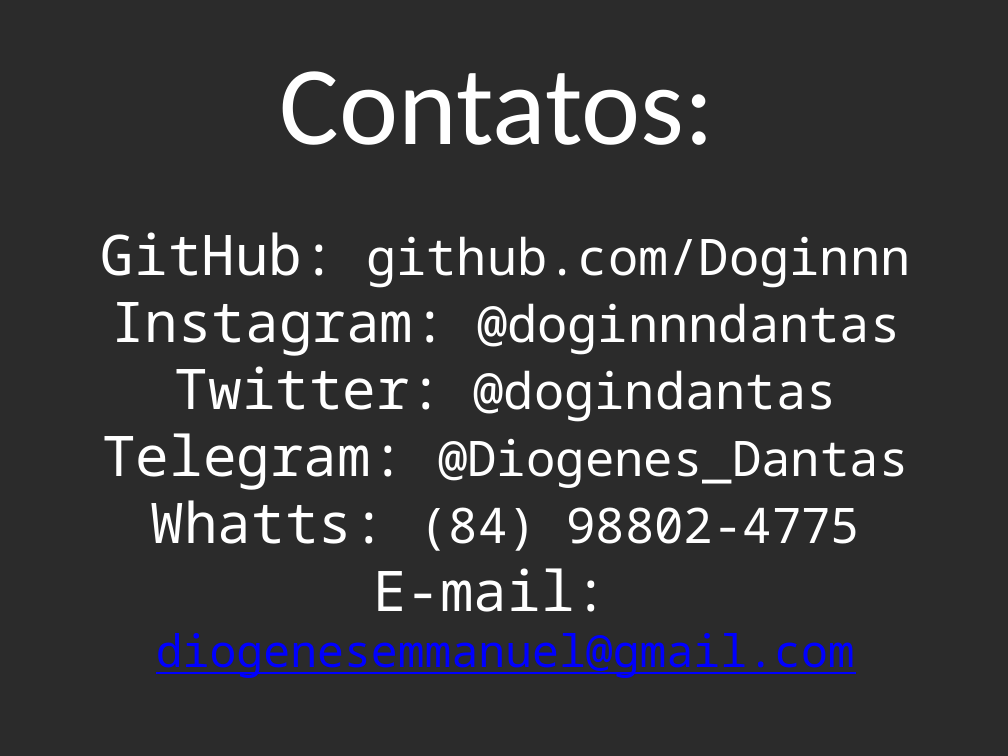
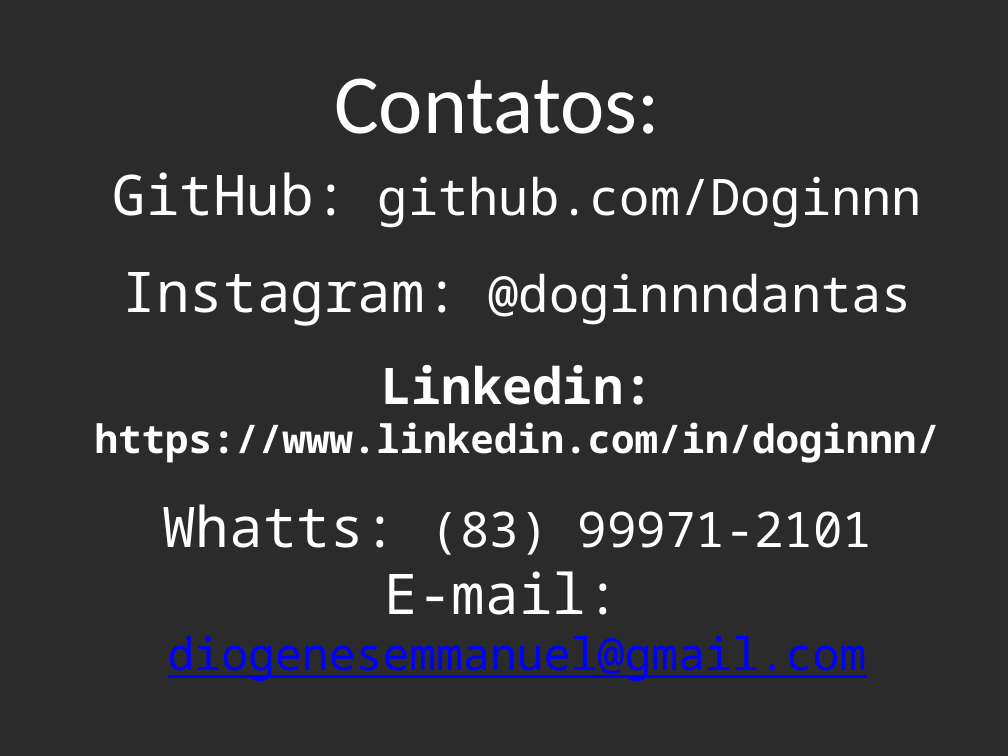
Before and after one commit to Doginnn/expotec2020, a slide deck: slide 21 of palestras/Expotec_2020_Mudando para o SL.odp. Drawn at 1008x756 pixels with LibreOffice and Linux fonts; fonts in the diff are those of the drawing; background and template pictures are left out; a plain dark background stands for a picture behind light text. Boxes give left, top, right and bottom in pixels: in the first picture for what was removed or moved away, otherwise in the second. Text is boxed around its words. In the diff, an @@ line names an element or a change of style, - is before the commit and + after.

```diff
--- a/palestras/Expotec_2020_Mudando para o SL.odp
+++ b/palestras/Expotec_2020_Mudando para o SL.odp
@@ text "Contatos:" at [334, 78, 660, 134]: size 80 to 60 pt @@
@@ text "GitHub: github.com/Doginnn": place and size @@
-text "GitHub: github.com/Doginnn" at [101, 232, 910, 678]
+text "GitHub: github.com/Doginnn" at [95, 172, 940, 681]
@@ text at [95, 365, 940, 555]: text changed; size 35 to 28 pt; bold on @@
-Twitter: @dogindantas
-Telegram: @Diogenes_Dantas
-Whatts: (84) 98802-4775
+Linkedin:
+https://www.linkedin.com/in/doginnn/
+Whatts: (83) 99971-2101
```
Also in this commit, not shown: 5 other slides changed.
